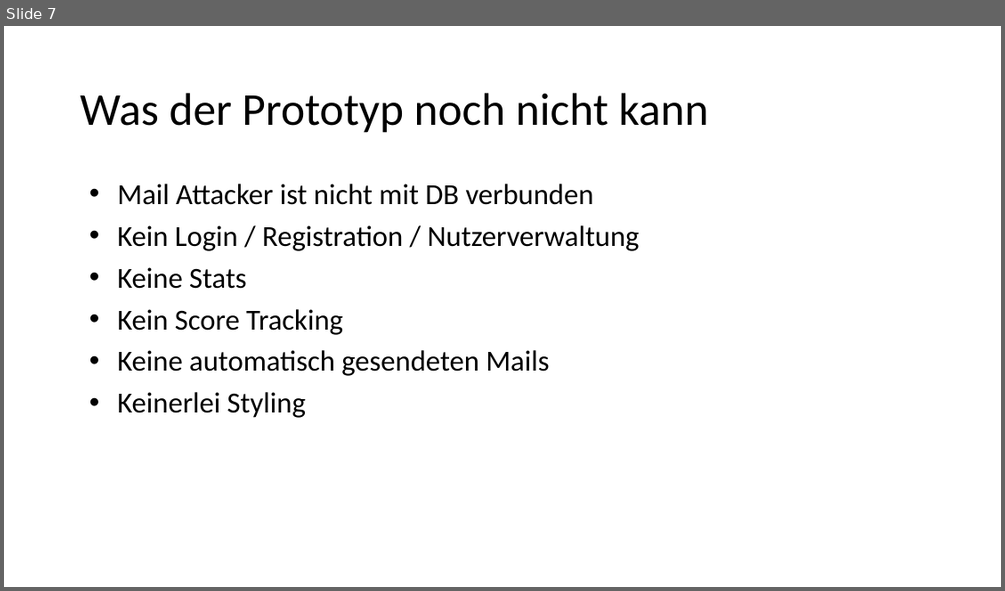
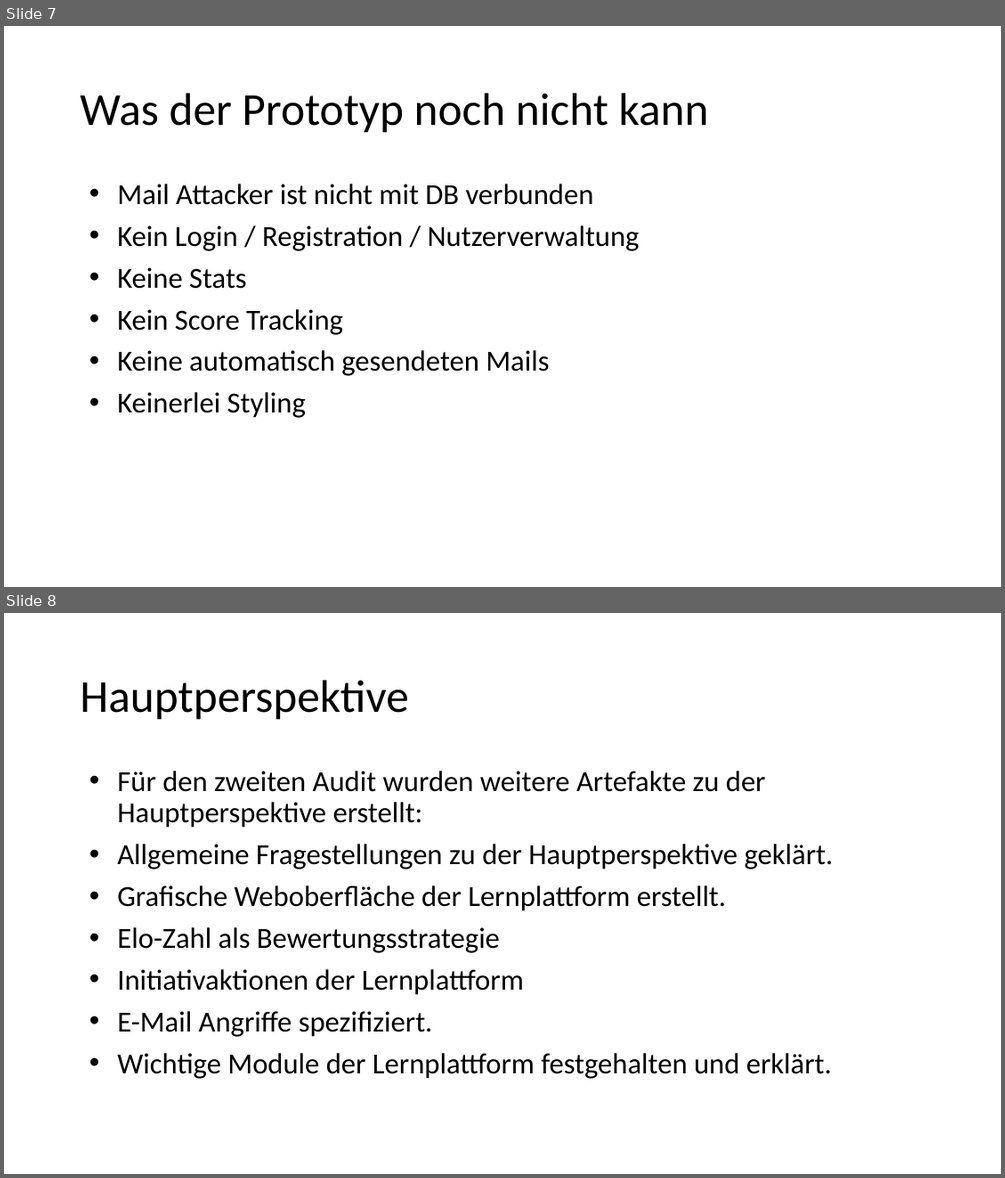
Before and after one commit to Snapstromegon/EPWS2019RaphaelHoeserTimSchettler, a slide deck: Audits/Audit 2/audit2.pptx. Shown one above the other, each under a label of ours: slide 7 before the commit, slides 7 and 8 after it. The pictures are 1005x591 and 1005x1178 pixels, drawn with LibreOffice and Linux fonts; fonts in the diff are those of the drawing. Boxes give left, top, right and bottom in pixels: in the first picture for what was removed or moved away, otherwise in the second. Text is boxed around its words. In the diff, an @@ line names an element or a change of style, - is before the commit and + after.

```diff
--- a/Audits/Audit 2/audit2.pptx
+++ b/Audits/Audit 2/audit2.pptx
@@ slide 8 added at (4, 613, 1001, 1174), background #FFFFFF @@
@@ title added at (80, 680, 408, 720), 44 pt, text #000000 @@
+Hauptperspektive
@@ text added at (117, 771, 833, 1078), 28 pt, text #000000 @@
+• Für den zweiten Audit wurden weitere Artefakte zu der Hauptperspektive erstellt:
+• Allgemeine Fragestellungen zu der Hauptperspektive geklärt.
+• Grafische Weboberfläche der Lernplattform erstellt.
+• Elo-Zahl als Bewertungsstrategie
+• Initiativaktionen der Lernplattform
+• E-Mail Angriffe spezifiziert.
+• Wichtige Module der Lernplattform festgehalten und erklärt.
```
Also in this commit, not shown: 6 other slides added.
